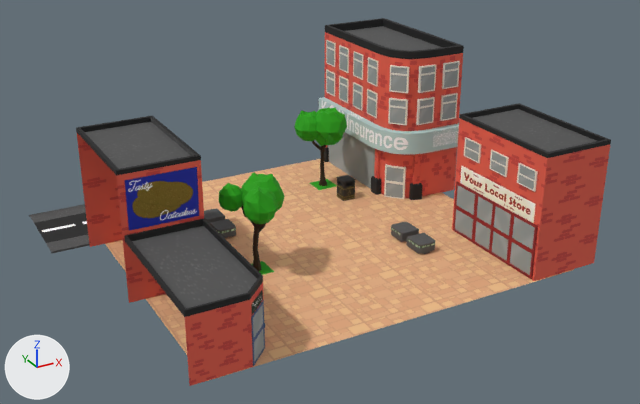
Renders of the FBX model RAW/Models/Environment Modules/Module 1.fbx from each side of a commit.
The view is the same before and after, from a 50 mm camera at (-8.91, -17.42, 7.55) aimed at (0.33, -0.61, -0.85). The axes (+X, +Y, +Z) are drawn at lower left. The lights are the same throughout. Where no turn or scale is listed for an object, it has been applied to the vertices.

The first picture shows 'First Module'.
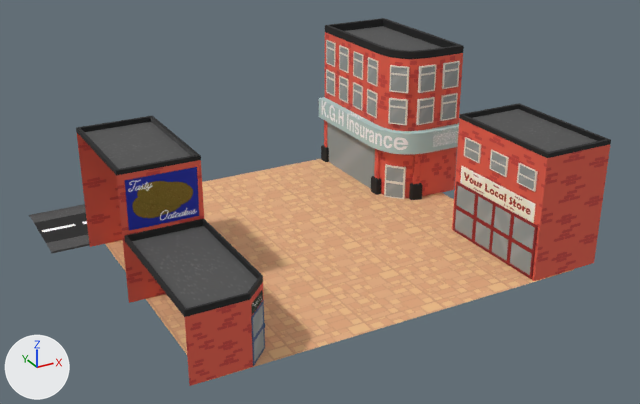
Commit message: Updated Module 1
Updated Module 1

Pixel boxes [x1, y1, x2, y2] of what changed, in the pictures (640 x 404 px):
part 1 of me_mesh, deleted (green): before [204, 107, 435, 275]

What changed in the scene script:
```text
Change me_mesh:
    used by ob_first_module; location = (0.0, 0.0, 0.0)
    remove me_mesh.from_pydata(...)  # 3137 vertices, 5349 faces; spans x -5.44..5.44, y -4.5..4.5, z -2.04..2.04
    add me_mesh.from_pydata(...)  # 2075 vertices, 3417 faces; spans x -5.44..5.44, y -4.5..4.5, z -2.04..2.04
    me_mesh part 1: 23 loose pieces with 1062 vertices, spanning x -2.26..2.86, y -2.24..3.42, z -2.0..0.26, are deleted
    remove me_mesh.materials.append(mat_material__3345)  # picture img_bin_decal_jpg
    remove me_mesh.materials.append(mat_material__3359)  # picture img_green_jpg
    remove me_mesh.materials.append(mat_material__3360)  # picture img_brown_tree_jpg
    remove me_mesh.materials.append(mat_material__3361)  # picture img_pavement_jpg
    remove me_mesh.materials.append(mat_material__3362)  # picture img_bench_decal_jpg
    remove me_mesh.materials.append(mat_material__3382)  # picture img_black_jpg
```
